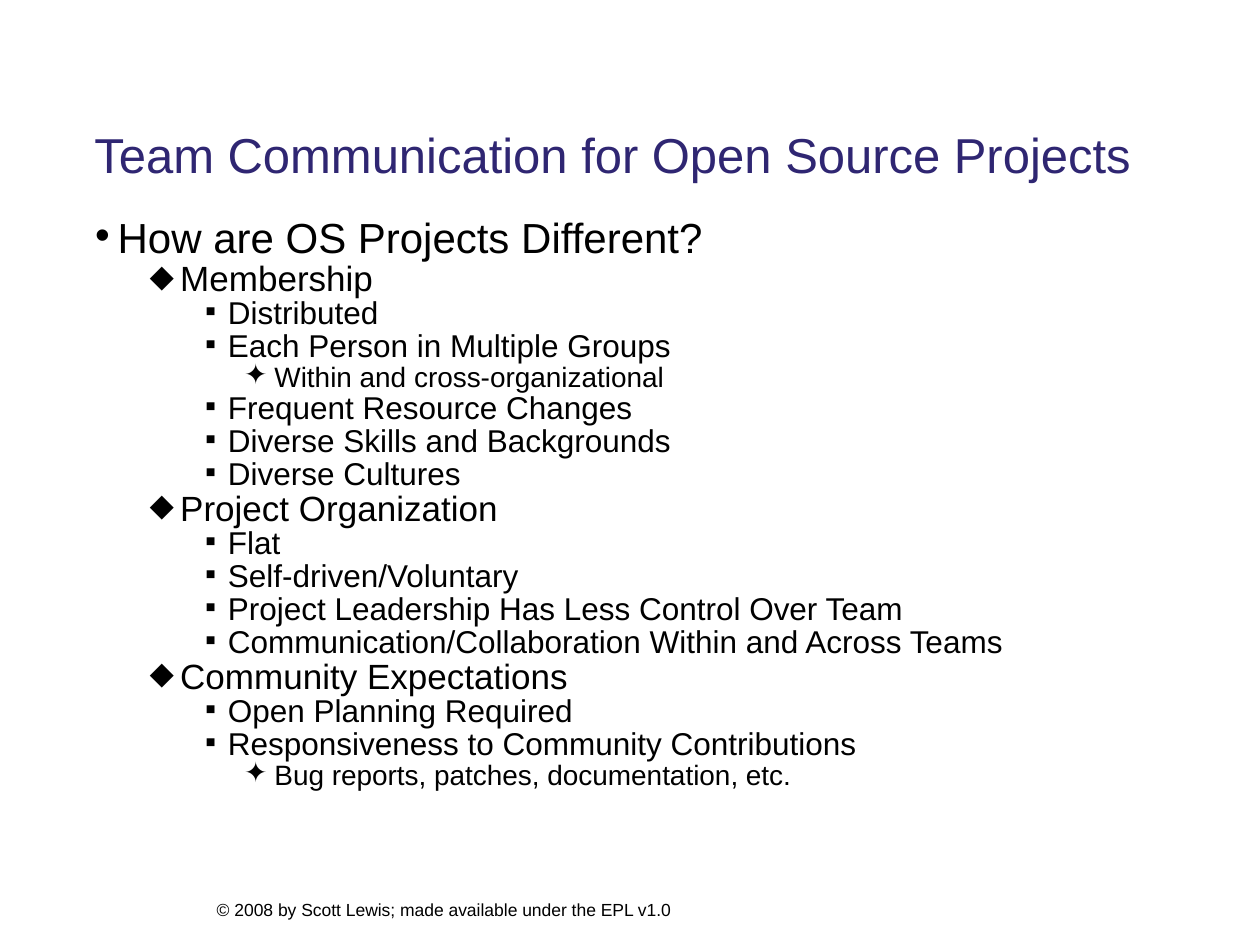
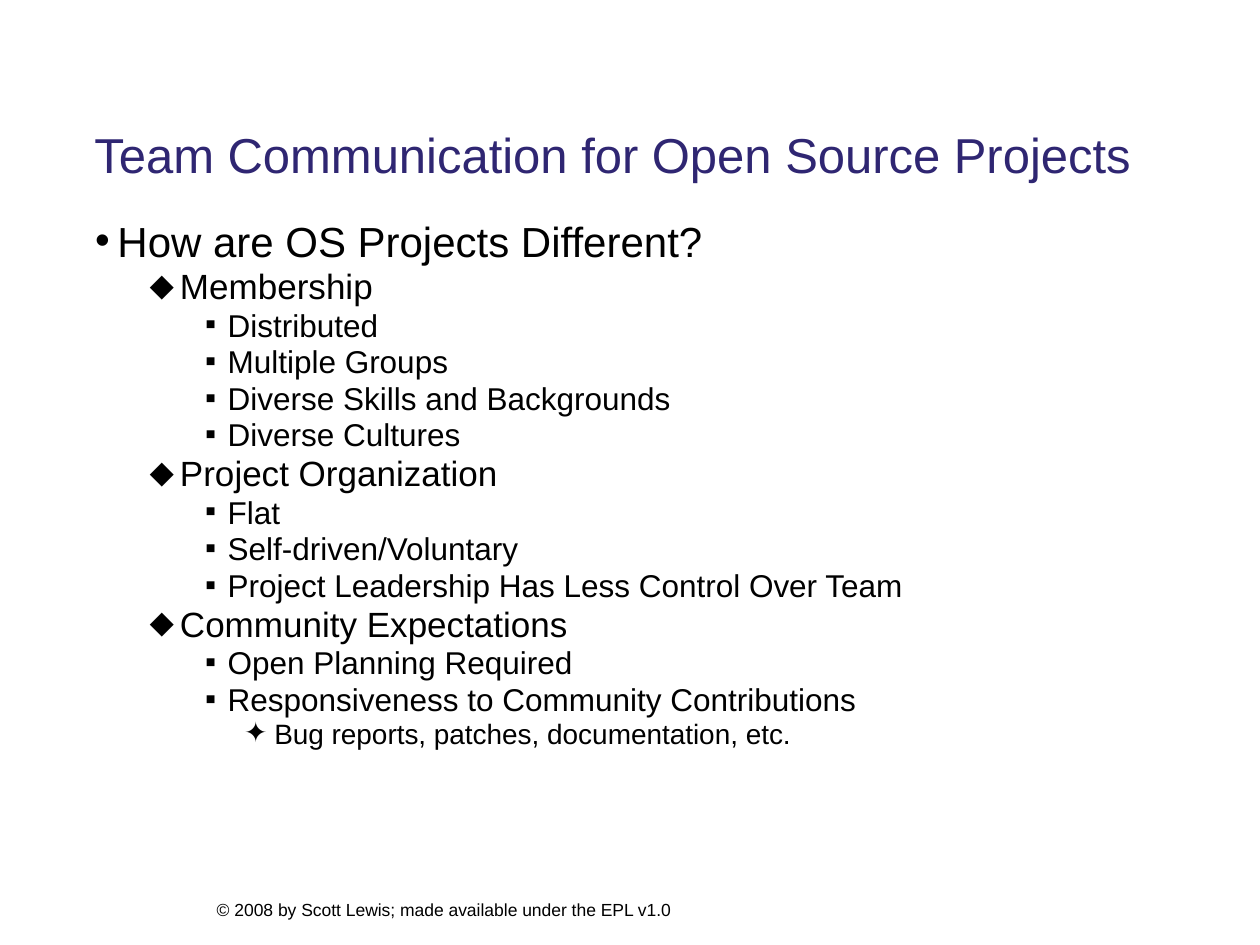
Before and after one commit to eclipse/ecf-website, a slide deck: slide 2 of presentations/eclipsecon2008/longtalk134/ecf_eclipsecon2008_134_DRAFT.ppt. Drawn at 1260x945 pixels with LibreOffice and Linux fonts; fonts in the diff are those of the drawing; background and template pictures are left out. Boxes give left, top, right and bottom in pixels: in the first picture for what was removed or moved away, otherwise in the second. Text is boxed around its words. In the diff, an @@ line names an element or a change of style, - is before the commit and + after.

```diff
--- a/presentations/eclipsecon2008/longtalk134/ecf_eclipsecon2008_134_DRAFT.ppt
+++ b/presentations/eclipsecon2008/longtalk134/ecf_eclipsecon2008_134_DRAFT.ppt
@@ text at <box>117,226,902,749</box>: line spacing 0.66 to 0.76; indent changed @@
@@ text at <box>228,350,448,379</box>: text changed @@
-    ▪ Each Person in Multiple Groups
-      ✦ Within and cross-organizational
-    ▪ Frequent Resource Changes
+    ▪ Multiple Groups
@@ text at <box>228,630,1003,654</box>: paragraph removed @@
-    ▪ Communication/Collaboration Within and Across Teams
```
Also in this commit, not shown: 18 other slides changed, 1 slide removed, 2 other files.
